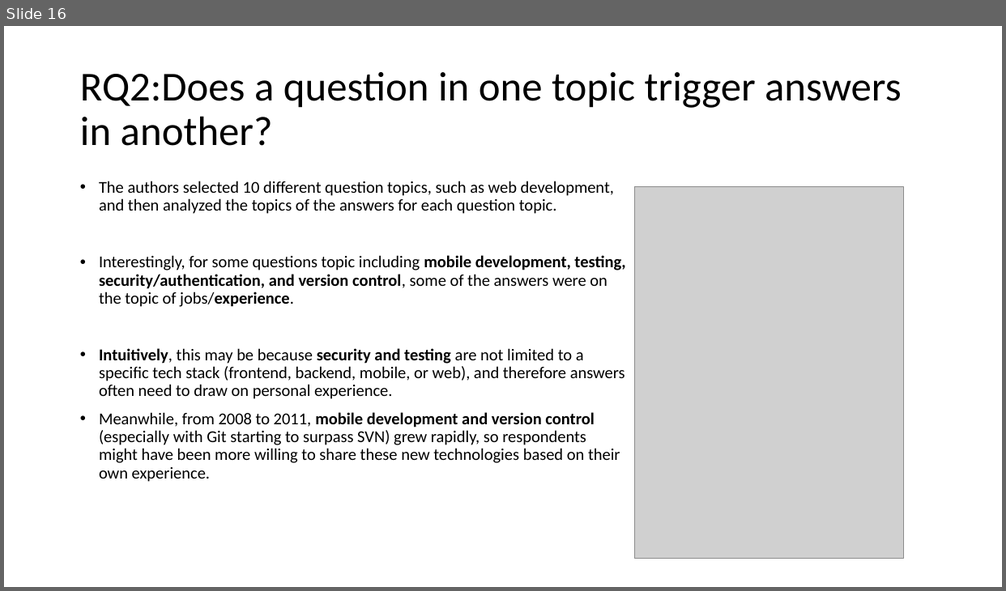
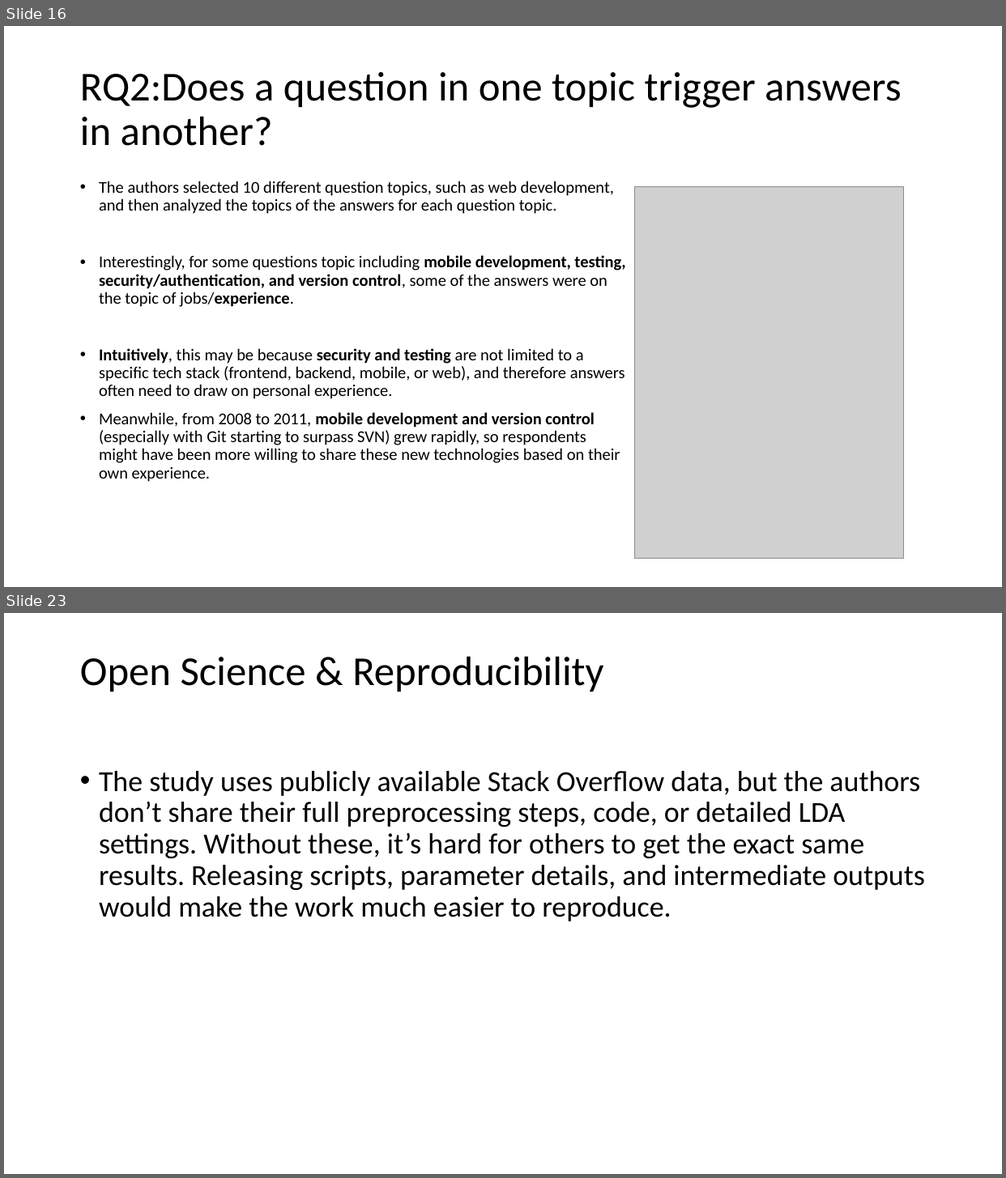
Before and after one commit to chengkaiyang2025/course, a slide deck: assignments/assignment_4/stackoverflow.pptx. Shown one above the other, each under a label of ours: slide 16 before the commit, slides 16 and 23 after it; the slides between them are not shown. The pictures are 1006x591 and 1006x1178 pixels, drawn with LibreOffice and Linux fonts; fonts in the diff are those of the drawing; grey boxes stand for pictures. Boxes give left, top, right and bottom in pixels: in the first picture for what was removed or moved away, otherwise in the second. Text is boxed around its words. In the diff, an @@ line names an element or a change of style, - is before the commit and + after.

```diff
--- a/assignments/assignment_4/stackoverflow.pptx
+++ b/assignments/assignment_4/stackoverflow.pptx
@@ slide 23 added at bbox=[4, 613, 1002, 1174], background #FFFFFF @@
@@ title added at bbox=[80, 656, 603, 692], 39.6 pt, text #000000 @@
+Open Science & Reproducibility
@@ text added at bbox=[99, 771, 924, 922], 28 pt, text #000000 @@
+• The study uses publicly available Stack Overflow data, but the authors don’t share their full preprocessing steps, code, or detailed LDA settings. Without these, it’s hard for others to get the exact same results. Releasing scripts, parameter details, and intermediate outputs would make the work much easier to reproduce.
```
Also in this commit, not shown: 6 slides changed, 3 other slides added, 2 slides removed.
